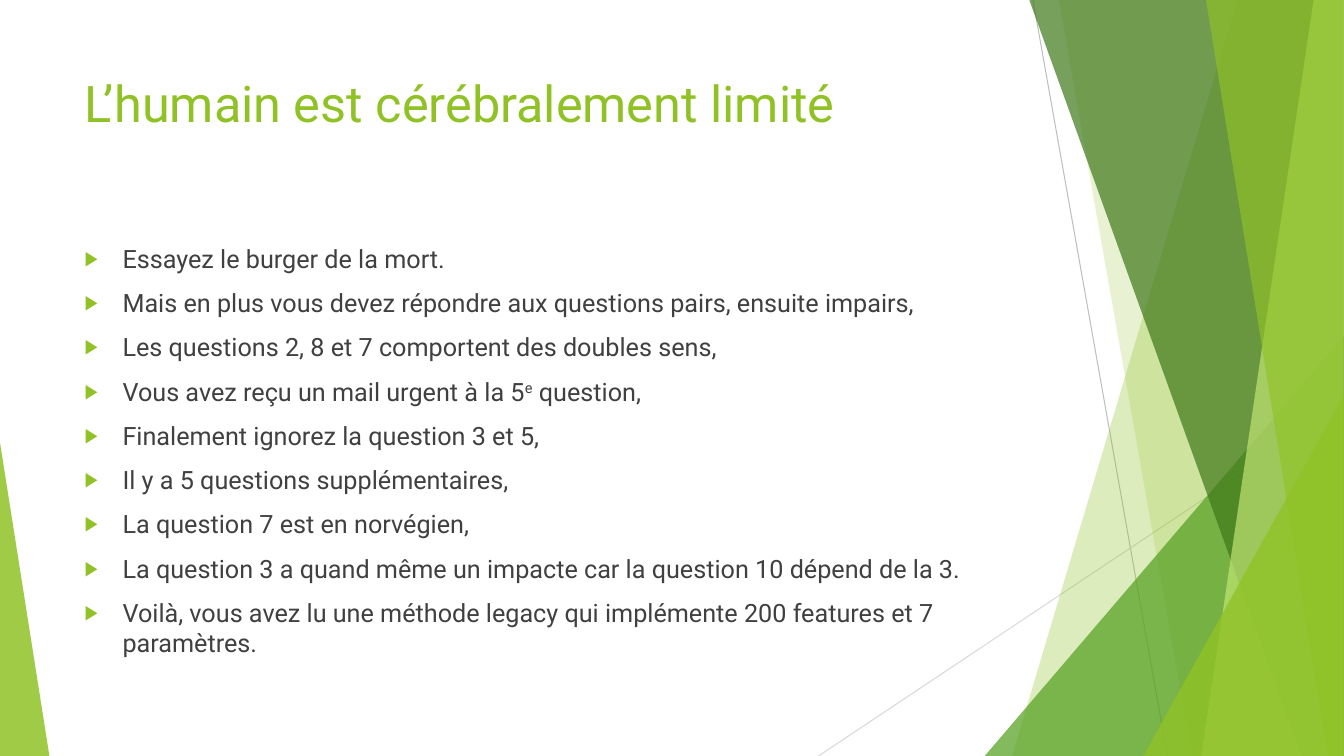
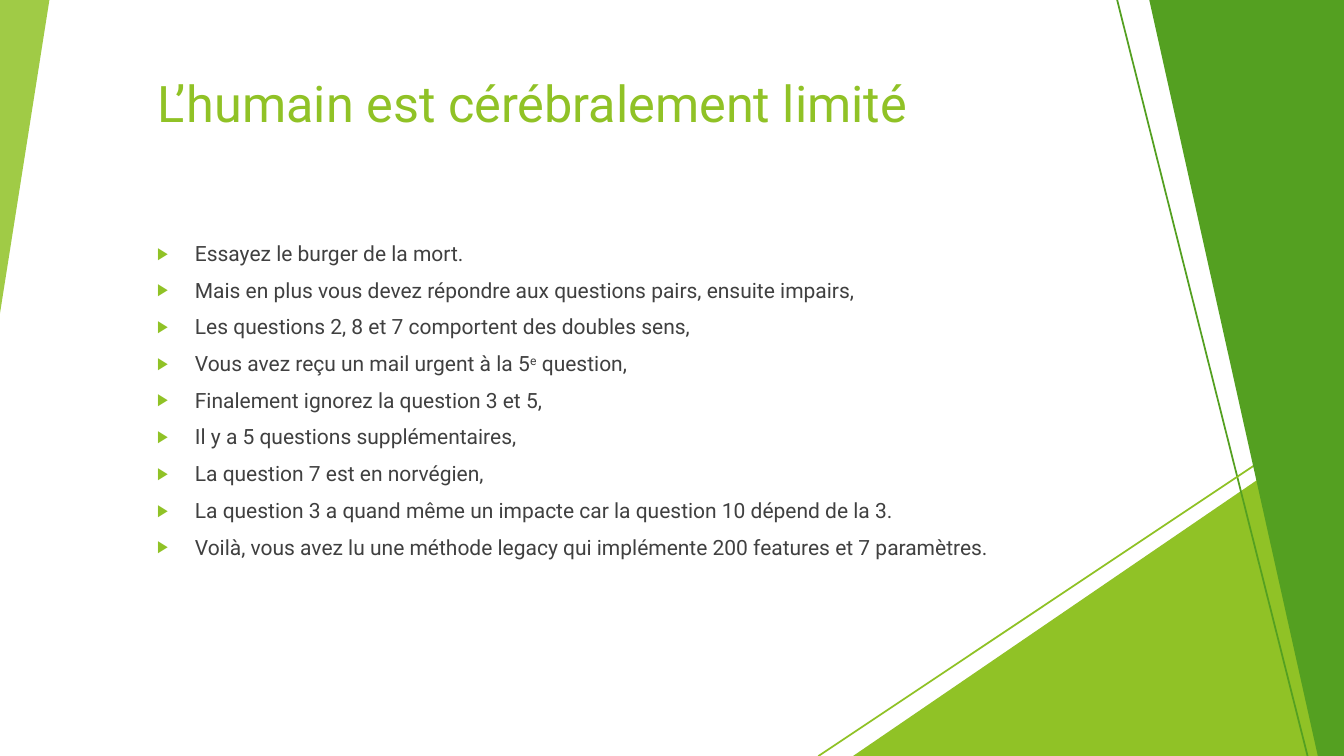
Before and after one commit to worming004/SimpleIsNotEasy, a slide deck: slide 7 of PPT/Easy != Simple.pptx. Drawn at 1344x756 pixels with LibreOffice and Linux fonts; fonts in the diff are those of the drawing. Boxes give left, top, right and bottom in pixels: in the first picture for what was removed or moved away, otherwise in the second. Text is boxed around its words. In the diff, an @@ line names an element or a change of style, - is before the commit and + after.

```diff
--- a/PPT/Easy != Simple.pptx
+++ b/PPT/Easy != Simple.pptx
@@ rectangle added at <box>0,0,1344,756</box>, fill #FFFFFF @@
@@ triangle added at <box>0,0,49,314</box>, fill #90C226 at 85% opacity @@
@@ line added from (1117, 0) to (1308, 756), #54A021 1.25 pt @@
@@ freeform shape added at <box>1149,0,1344,756</box>, fill #54A021 @@
@@ title "L’humain est cérébralement limité": place and size @@
-title "L’humain est cérébralement limité" at <box>85,84,834,123</box>
+title "L’humain est cérébralement limité" at <box>157,84,907,123</box>
@@ text "Essayez le burger de la ...": place and size @@
-text "Essayez le burger de la ..." at <box>123,249,960,657</box>
+text "Essayez le burger de la ..." at <box>195,245,987,560</box>
@@ text "Essayez le burger de la ..." at <box>195,245,987,560</box>: size 18 to 15 pt; line spacing 1 to 0.9 @@
@@ line added from (1344, 406) to (819, 756), #90C226 1.25 pt @@
@@ triangle added at <box>853,421,1344,756</box>, fill #90C226 @@
```
Also in this commit, not shown: 14 other slides changed.
